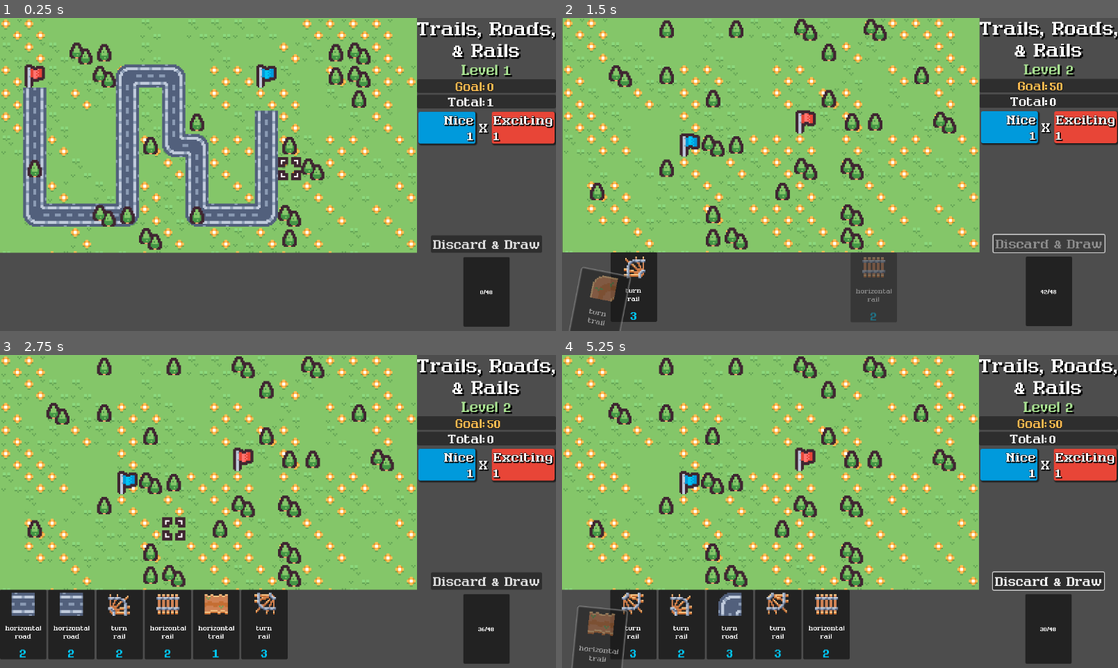
Above: before the commit, frames 1-4 (two rows, left to right).
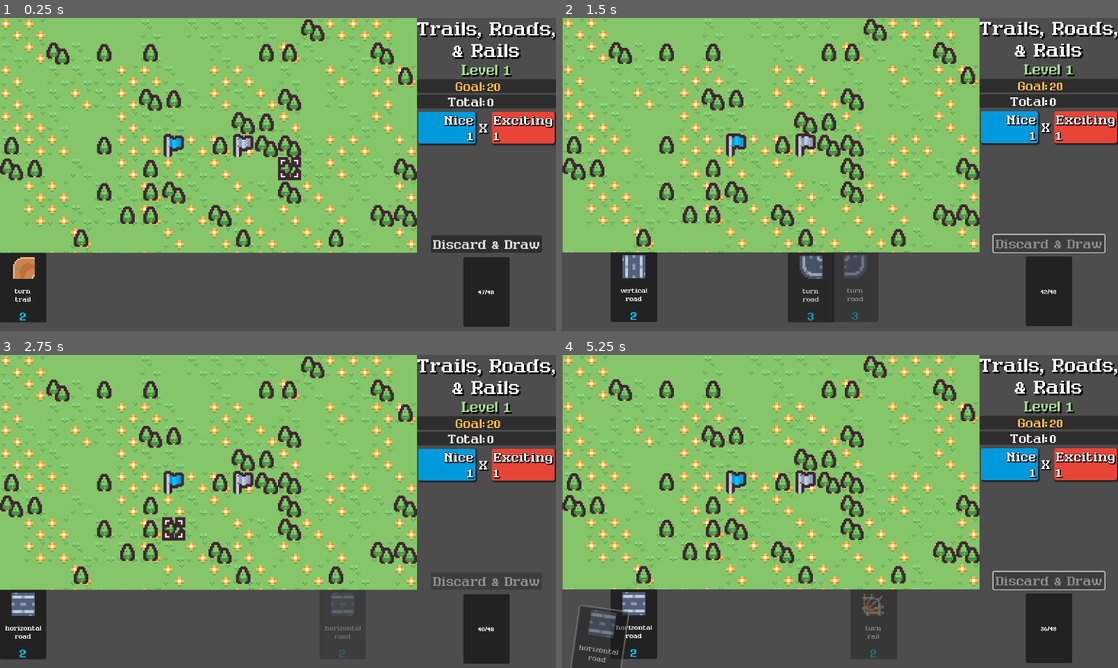
Above: after the commit, the same moments.

Repository: nuzcraft/trails-roads-rails
Game: Godot game, scene res://scenes/main.tscn
Two runs of this game, one before a commit and one after it. Both use one fixed random seed, a clock stepped at 60 frames per second and the inputs below.
Inputs (mouse positions are in pixels of both pictures, inside the frame that each line leads up to):
- Up to frame 1 (0.25 s): no input
- Up to frame 2 (1.5 s): click "Discard & Draw" at 0.5 s; move the mouse to (584, 287) at 1.27 s; click (584, 287) at 1.42 s
- Up to frame 3 (2.75 s): move the mouse to (166, 527) at 2.02 s; click (166, 527) at 2.17 s
- Up to frame 4 (5.25 s): click (1051, 580) at 2.75 s, where only the run before the commit has a clickable "Discard & Draw"; move the mouse to (584, 624) at 3.52 s; click (584, 624) at 3.67 s; click (1051, 580) at 4.25 s, where only the run after the commit has a clickable "Discard & Draw"; move the mouse to (584, 624) at 5.02 s; click (584, 624) at 5.17 s

The runs differ from the first frame. In frame 1, 18% of the frame differs, in the area x 0-90%, y 0-98%; in frame 2, 12%; in frame 3, 17%; in frame 4, 22%, in the area x 0-100%, y 0-100%.

Commit message:
adding sounds and music

Diff:
--- a/scenes/card/card.gd
+++ b/scenes/card/card.gd
@@ -91,7 +91,7 @@
 		var tween = get_tree().create_tween()
 		tween.finished.connect(on_static_tween_finished)
 		tween.set_ease(Tween.EASE_IN_OUT)
-		tween.tween_property(self, "position", return_pos, 0.2)
+		tween.tween_property(self, "global_position", return_pos, 0.2)
 	switch_state(STATE.STATIC)
 
 func on_static_tween_finished():
--- a/scenes/main.gd
+++ b/scenes/main.gd
@@ -20,6 +20,8 @@
 @onready var pause_label: Label = $Control/PauseEndPanel/VBoxContainer/PauseLabel
 @onready var discard_draw_button: Button = $Control/VBoxContainer/VBoxContainer/DiscardDrawButton
 @onready var high_score_value_label: Label = $Control/PauseEndPanel/VBoxContainer/HBoxContainer/HighScoreValueLabel
+@onready var effect_volume_h_slider: HSlider = $Control/PauseEndPanel/VBoxContainer/EffectVolumeHSlider
+@onready var music_volume_h_slider: HSlider = $Control/PauseEndPanel/VBoxContainer/MusicVolumeHSlider
 
 # card types
 const VERT_ROAD_CARD = preload("res://scenes/card/road/vert_road_card.tscn")
@@ -60,7 +62,7 @@
 var nice_score: int = 1
 var exciting_score: int = 1
 var total_score: int = 1
-var level: int = 1
+var level: int = 0
 var score_needed: int = 0
 var high_score: int = 0
 
@@ -88,6 +90,10 @@
 
 	if OS.has_feature("web"):
 		quit_button.hide()
+
+	effect_volume_h_slider.value = 75
+	music_volume_h_slider.value = 50
+	SoundPlayer.play_music(SoundPlayer.JD_SHERBERT___AMBIENCES_MUSIC_PACK___DESERT_SIROCCO)
 
 
 # Called every frame. 'delta' is the elapsed time since the previous frame.
@@ -213,9 +219,22 @@
 	return astar.get_point_path(src_id, trgt_id)
 
 func add_card_to_hand(card: Card) -> void:
+	card.modulate.a = 0.0
 	hand_cards.append(card)
 	hand_container.add_child(card)
+	var new_global_pos = Vector2(hand_container.size.x / hand_container.columns\
+	 	* (hand_container.get_child_count() - 1), hand_container.global_position.y)
+	card.return_pos = new_global_pos
+	card.global_position = $Control/DeckContainer.global_position
+	var tween = get_tree().create_tween()
+	tween.set_ease(Tween.EASE_IN_OUT)
+	tween.tween_property(card, "global_position", new_global_pos, 0.25)
+	tween.parallel().tween_property(card, "modulate:a", 1.0, 0.25)
+	SoundPlayer.play_sound(SoundPlayer.BOOK_FLIP_3)
+	await get_tree().create_timer(0.25).timeout
+	add_screenshake(0.25)
 	hand_container.queue_sort()
+
 
 func add_card_to_deck(card: Card) -> void:
 	card.switch_state_to_static()
@@ -232,7 +251,7 @@
 	for i in num:
 		if not deck_cards.is_empty():
 			var crd: Card = deck_cards.pop_front()
-			add_card_to_hand(crd)
+			await add_card_to_hand(crd)
 
 func generate_map(lvl: int) -> Array[Vector2]:
 	# generate features (forest)
@@ -312,8 +331,10 @@
 	if total_score > high_score: high_score = total_score
 	if total_score >= score_needed:
 		need_points_label.hide()
+		SoundPlayer.play_sound(SoundPlayer.JINGLES_SAX_10)
 		next_level()
 	else:
+		SoundPlayer.play_sound(SoundPlayer.JINGLES_SAX_11)
 		need_points_label.show()
 
 func score_popup(type: String, amount: int, pos: Vector2, duration: float, operator: String, combo: bool) -> void:
@@ -325,10 +346,10 @@
 	match type:
 		"nice":
 			pop.mod = KenneyColors.BLUE
-			SoundPlayer.play_sound(SoundPlayer.JINGLES_PIZZI_04, 70)
+			SoundPlayer.play_sound(SoundPlayer.IMPACT_GLASS_LIGHT_000, 70)
 		"exciting":
 			pop.mod = KenneyColors.RED
-			SoundPlayer.play_sound(SoundPlayer.JINGLES_PIZZI_16, 70)
+			SoundPlayer.play_sound(SoundPlayer.IMPACT_GLASS_MEDIUM_000, 70)
 		_: pop.mod = KenneyColors.GREEN
 	sub_viewport_container.add_child(pop)
 	pop.position = pos * 16 * 3
@@ -380,15 +401,16 @@
 	exciting_score = 1
 	deck_cards = []
 	cards_in_play = {}
-	for crd in all_cards:
-		add_card_to_deck(crd)
-	draw_cards_to_hand(6)
 
 	var src_target_array: Array[Vector2] = generate_map(level)
 	source = src_target_array[0]
 	target = src_target_array[1]
 	src_id = add_point_to_astar(source, ['N', 'S', 'E', 'W'])
 	trgt_id = add_point_to_astar(target, ['N', 'S', 'E', 'W'])
+
+	for crd in all_cards:
+		add_card_to_deck(crd)
+	await draw_cards_to_hand(6)
 
 	discard_draw_button.text = "Discard & Draw"
 	discard_draw_button.modulate = Color.WHITE
@@ -401,8 +423,8 @@
 		game_over()
 	else:
 		await discard_all()
+		await draw_cards_to_hand(6)
 		discard_draw_button.disabled = false
-		draw_cards_to_hand(6)
 	if deck_cards.size() <= 0:
 		discard_draw_button.text = "End Game"
 		discard_draw_button.modulate = KenneyColors.YELLOW
@@ -438,22 +460,28 @@
 
 
 func _on_restart_button_pressed() -> void:
+	SoundPlayer.play_sound(SoundPlayer.CLICK_4)
 	get_tree().reload_current_scene()
 
 
 func _on_quit_button_pressed() -> void:
+	SoundPlayer.play_sound(SoundPlayer.CLICK_4)
 	get_tree().quit()
 
 func pause() -> void:
+	SoundPlayer.play_sound(SoundPlayer.CLICK_5)
 	pause_end_panel.show()
 	pause_label.show()
 	try_again_label.hide()
 	resume_button.show()
 
 func unpause() -> void:
+	SoundPlayer.play_sound(SoundPlayer.CLICK_4)
 	pause_end_panel.hide()
 
 func game_over() -> void:
+	SoundPlayer.play_sound(SoundPlayer.JINGLES_SAX_03)
+	SoundPlayer.stop_music()
 	pause_end_panel.show()
 	pause_label.hide()
 	try_again_label.show()
@@ -466,3 +494,25 @@
 
 func _on_discard_draw_button_mouse_entered() -> void:
 	SoundPlayer.play_sound(SoundPlayer.ROLLOVER_2)
+
+
+func _on_effect_volume_h_slider_value_changed(value: float) -> void:
+	var effect_bus = AudioServer.get_bus_index("Effects")
+	AudioServer.set_bus_volume_db(effect_bus, linear_to_db(value / 100.0))
+
+
+func _on_music_volume_h_slider_value_changed(value: float) -> void:
+	var music_bus = AudioServer.get_bus_index("Music")
+	AudioServer.set_bus_volume_db(music_bus, linear_to_db(value / 100.0))
+
+
+func _on_resume_button_mouse_entered() -> void:
+	SoundPlayer.play_sound(SoundPlayer.ROLLOVER_4)
+
+
+func _on_restart_button_mouse_entered() -> void:
+	SoundPlayer.play_sound(SoundPlayer.ROLLOVER_4)
+
+
+func _on_quit_button_mouse_entered() -> void:
+	SoundPlayer.play_sound(SoundPlayer.ROLLOVER_4)
--- a/scenes/main.tscn
+++ b/scenes/main.tscn
@@ -86,6 +86,12 @@
 shadow_color = Color(0, 0, 0, 1)
 shadow_offset = Vector2(3, 3)
 
+[sub_resource type="LabelSettings" id="LabelSettings_sge2x"]
+font_size = 32
+shadow_size = 3
+shadow_color = Color(0, 0, 0, 1)
+shadow_offset = Vector2(3, 3)
+
 [node name="Main" type="Node"]
 script = ExtResource("1_ukryv")
 
@@ -126,7 +132,7 @@
 tile_set = ExtResource("1_ow657")
 
 [node name="GridCursor" parent="Control/SubViewportContainer/SubViewport" instance=ExtResource("2_7h2p8")]
-position = Vector2(344, -8)
+position = Vector2(264, -136)
 
 [node name="SubViewport2" type="SubViewport" parent="Control/SubViewportContainer"]
 transparent_bg = true
@@ -402,8 +408,41 @@
 size_flags_horizontal = 4
 text = "quit"
 
+[node name="Spacer" type="Control" parent="Control/PauseEndPanel/VBoxContainer"]
+custom_minimum_size = Vector2(0, 16)
+layout_mode = 2
+
+[node name="EffectVolumeLabel" type="Label" parent="Control/PauseEndPanel/VBoxContainer"]
+layout_mode = 2
+text = "Effect Volume"
+label_settings = SubResource("LabelSettings_sge2x")
+horizontal_alignment = 1
+
+[node name="EffectVolumeHSlider" type="HSlider" parent="Control/PauseEndPanel/VBoxContainer"]
+layout_mode = 2
+value = 100.0
+tick_count = 5
+ticks_on_borders = true
+
+[node name="MusicVolumeLabel" type="Label" parent="Control/PauseEndPanel/VBoxContainer"]
+layout_mode = 2
+text = "Music Volume"
+label_settings = SubResource("LabelSettings_sge2x")
+horizontal_alignment = 1
+
+[node name="MusicVolumeHSlider" type="HSlider" parent="Control/PauseEndPanel/VBoxContainer"]
+layout_mode = 2
+value = 100.0
+tick_count = 5
+ticks_on_borders = true
+
 [connection signal="mouse_entered" from="Control/VBoxContainer/VBoxContainer/DiscardDrawButton" to="." method="_on_discard_draw_button_mouse_entered"]
 [connection signal="pressed" from="Control/VBoxContainer/VBoxContainer/DiscardDrawButton" to="." method="_on_discard_draw_button_pressed"]
+[connection signal="mouse_entered" from="Control/PauseEndPanel/VBoxContainer/HBoxContainer2/ResumeButton" to="." method="_on_resume_button_mouse_entered"]
 [connection signal="pressed" from="Control/PauseEndPanel/VBoxContainer/HBoxContainer2/ResumeButton" to="." method="_on_resume_button_pressed"]
+[connection signal="mouse_entered" from="Control/PauseEndPanel/VBoxContainer/HBoxContainer2/RestartButton" to="." method="_on_restart_button_mouse_entered"]
 [connection signal="pressed" from="Control/PauseEndPanel/VBoxContainer/HBoxContainer2/RestartButton" to="." method="_on_restart_button_pressed"]
+[connection signal="mouse_entered" from="Control/PauseEndPanel/VBoxContainer/HBoxContainer2/QuitButton" to="." method="_on_quit_button_mouse_entered"]
 [connection signal="pressed" from="Control/PauseEndPanel/VBoxContainer/HBoxContainer2/QuitButton" to="." method="_on_quit_button_pressed"]
+[connection signal="value_changed" from="Control/PauseEndPanel/VBoxContainer/EffectVolumeHSlider" to="." method="_on_effect_volume_h_slider_value_changed"]
+[connection signal="value_changed" from="Control/PauseEndPanel/VBoxContainer/MusicVolumeHSlider" to="." method="_on_music_volume_h_slider_value_changed"]
--- a/scenes/sound_player.gd
+++ b/scenes/sound_player.gd
@@ -1,34 +1,34 @@
 extends Node
 
-const CLICK_1 = preload("res://assets/sounds/click1.ogg")
-const CLICK_2 = preload("res://assets/sounds/click2.ogg")
 const CLICK_3 = preload("res://assets/sounds/click3.ogg")
 const CLICK_4 = preload("res://assets/sounds/click4.ogg")
 const CLICK_5 = preload("res://assets/sounds/click5.ogg")
 const MOUSECLICK_1 = preload("res://assets/sounds/mouseclick1.ogg")
 const MOUSERELEASE_1 = preload("res://assets/sounds/mouserelease1.ogg")
-const ROLLOVER_1 = preload("res://assets/sounds/rollover1.ogg")
 const ROLLOVER_2 = preload("res://assets/sounds/rollover2.ogg")
 const ROLLOVER_3 = preload("res://assets/sounds/rollover3.ogg")
 const ROLLOVER_4 = preload("res://assets/sounds/rollover4.ogg")
-const ROLLOVER_5 = preload("res://assets/sounds/rollover5.ogg")
-const ROLLOVER_6 = preload("res://assets/sounds/rollover6.ogg")
 const SWITCH_8 = preload("res://assets/sounds/switch8.ogg")
-const JINGLES_PIZZI_04 = preload("res://assets/sounds/jingles_PIZZI04.ogg")
-const JINGLES_PIZZI_16 = preload("res://assets/sounds/jingles_PIZZI16.ogg")
 const BOOK_FLIP_3 = preload("res://assets/sounds/bookFlip3.ogg")
+const IMPACT_GLASS_LIGHT_000 = preload("res://assets/sounds/impactGlass_light_000.ogg")
+const IMPACT_GLASS_MEDIUM_000 = preload("res://assets/sounds/impactGlass_medium_000.ogg")
+const JINGLES_SAX_10 = preload("res://assets/sounds/jingles_SAX10.ogg")
+const JINGLES_SAX_11 = preload("res://assets/sounds/jingles_SAX11.ogg")
+const JD_SHERBERT___AMBIENCES_MUSIC_PACK___DESERT_SIROCCO = preload("res://assets/music/jdsherbert/JDSherbert - Ambiences Music Pack - Desert Sirocco.ogg")
+const JINGLES_SAX_03 = preload("res://assets/sounds/jingles_SAX03.ogg")
 
 @onready var audio_players: Node = $AudioPlayers
 @onready var music_players: Node = $MusicPlayers
 
 func play_sound(sound, volume_percent: int = 100):
-	print('playing sound')
+	#print('playing sound')
 	for audioStreamPlayer: AudioStreamPlayer in audio_players.get_children():
 		if not audioStreamPlayer.playing:
 			audioStreamPlayer.stream = sound
 			audioStreamPlayer.volume_db = linear_to_db(volume_percent / 100.0)
+			audioStreamPlayer.pitch_scale = 1.0 + randf_range(-0.1, 0.1)
 			audioStreamPlayer.play()
-			print('sound played')
+			#print('sound played')
 			break
 
 func play_music(sound):
Not shown, added: assets/music/jdsherbert/JDSherbert - Ambiences Music Pack - Desert Sirocco.ogg.import
Not shown, added: assets/music/jdsherbert/LICENSE.txt
Not shown, removed: assets/sounds/click1.ogg.import
Not shown, removed: assets/sounds/click2.ogg.import
Not shown, added: assets/sounds/impactGlass_light_000.ogg.import
Not shown, added: assets/sounds/impactGlass_medium_000.ogg.import
Not shown, removed: assets/sounds/jingles_PIZZI04.ogg.import
Not shown, removed: assets/sounds/jingles_PIZZI16.ogg.import
Not shown, added: assets/sounds/jingles_SAX03.ogg.import
Not shown, added: assets/sounds/jingles_SAX10.ogg.import
Not shown, added: assets/sounds/jingles_SAX11.ogg.import
Not shown, removed: assets/sounds/rollover1.ogg.import
(and 17 more such lines)
